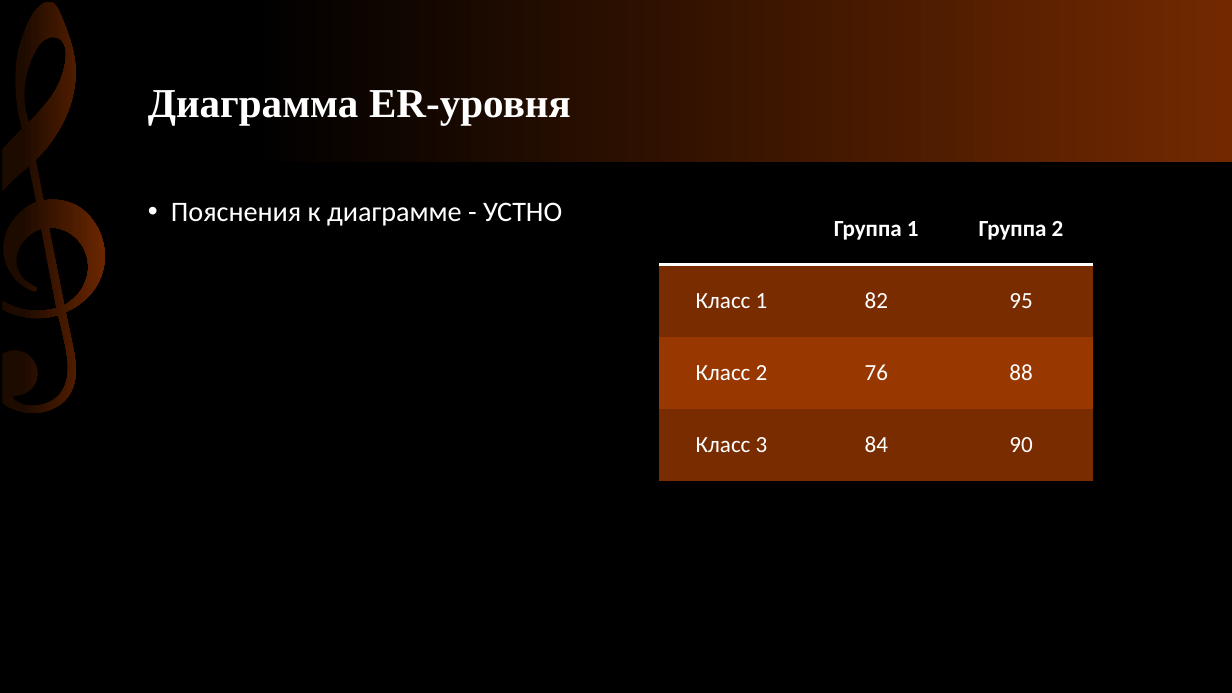
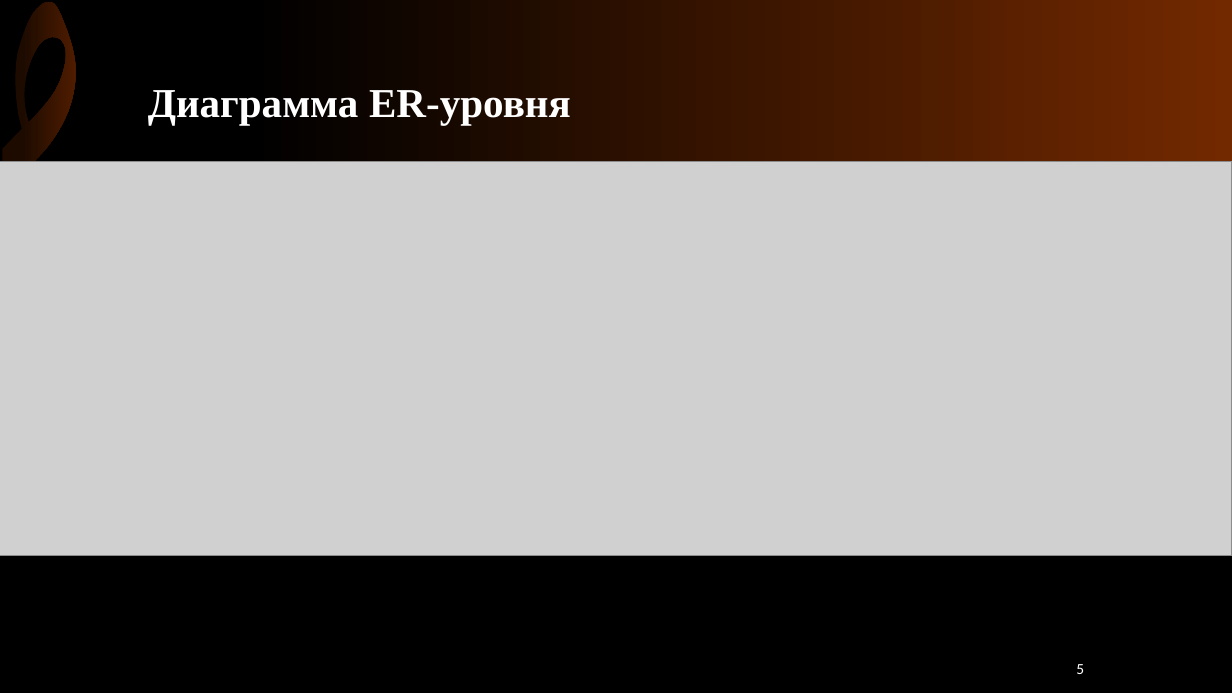
Before and after one commit to Luzinsan/tusur, a slide deck: slide 5 of 3_курс/6_semester/Базы_Данных/Курсовая/Защита.pptx (slide 4 before the commit). Drawn at 1232x693 pixels with LibreOffice and Linux fonts; fonts in the diff are those of the drawing; grey boxes stand for pictures. Boxes give left, top, right and bottom in pixels: in the first picture for what was removed or moved away, otherwise in the second. Text is boxed around its words. In the diff, an @@ line names an element or a change of style, - is before the commit and + after.

```diff
--- a/3_курс/6_semester/Базы_Данных/Курсовая/Защита.pptx
+++ b/3_курс/6_semester/Базы_Данных/Курсовая/Защита.pptx
@@ picture added at (x1=0, y1=161, x2=1232, y2=555) @@
@@ text removed at (x1=171, y1=202, x2=562, y2=226) @@
-• Пояснения к диаграмме - УСТНО
@@ table removed at (x1=659, y1=192, x2=1094, y2=481), 4 rows, 3 columns @@
- | Группа 1 | Группа 2
-Класс 1 | 82 | 95
-Класс 2 | 76 | 88
-Класс 3 | 84 | 90
@@ page number added at (x1=1076, y1=664, x2=1084, y2=674), 12 pt, text #FFFFFF @@
+5
```
Also in this commit, not shown: 1 other slide changed, 6 slides added, 5 slides removed.
